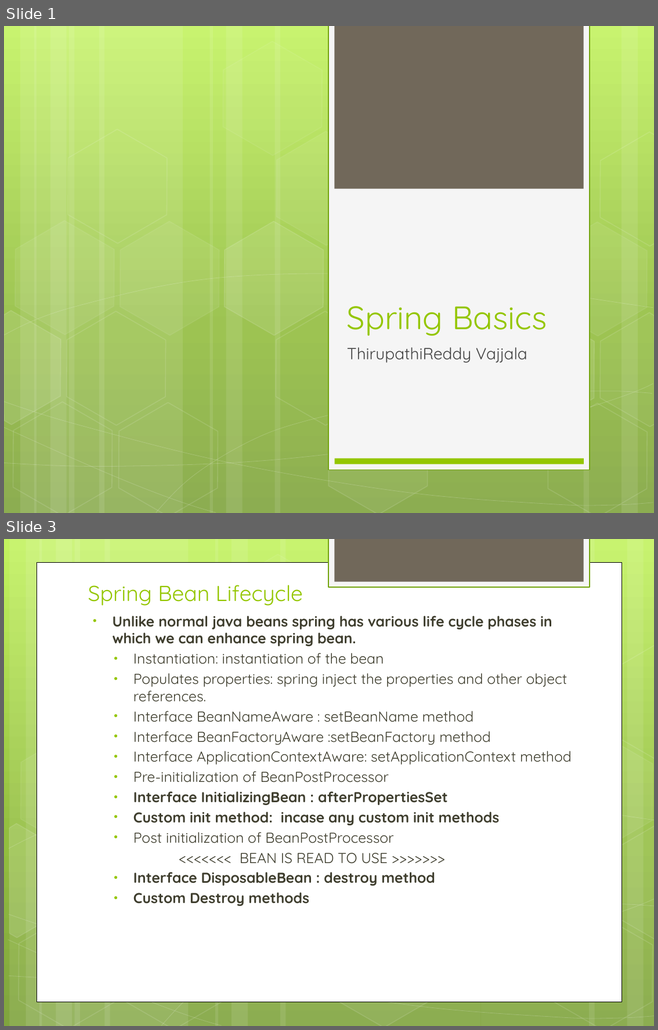
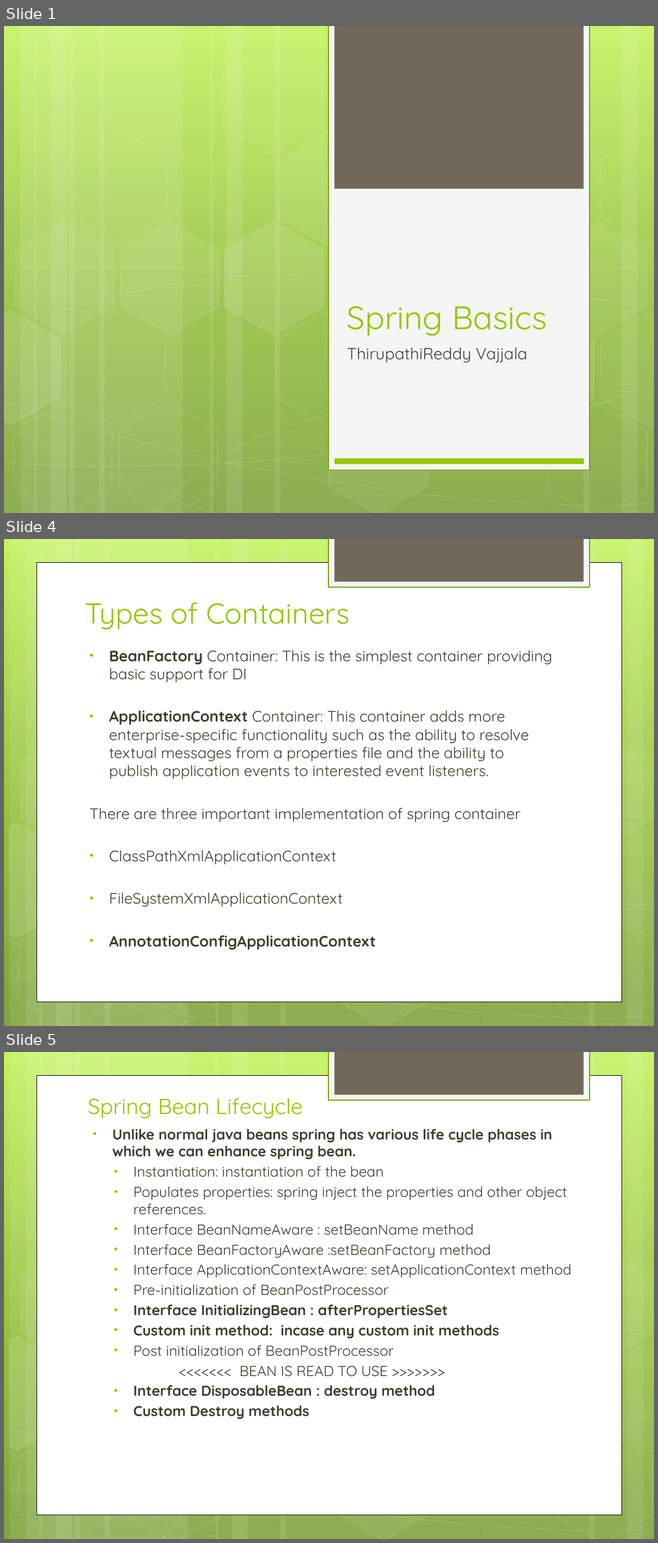
Before and after one commit to IPython-Learn/spring-java-training, a slide deck: SpringJavaTraining.pptx. Shown one above the other, each under a label of ours: slides 1 and 3 before the commit, slides 1, 4 and 5 after it; the slides between them are not shown. The pictures are 658x1030 and 658x1543 pixels, drawn with LibreOffice and Linux fonts; fonts in the diff are those of the drawing. Boxes give left, top, right and bottom in pixels: in the first picture for what was removed or moved away, otherwise in the second. Text is boxed around its words. In the diff, an @@ line names an element or a change of style, - is before the commit and + after.

Commit message:
spring core java based config

```diff
--- a/SpringJavaTraining.pptx
+++ b/SpringJavaTraining.pptx
@@ slide 4 added at (4, 539, 654, 1026), background gradient #C3F35F to #93BF3F to #81A53E; not listed: 31 template elements that a slide beside it also shows @@
@@ title added at (85, 602, 349, 629), 32 pt, text #94C600 @@
+Types of Containers
@@ text added at (89, 650, 552, 950), 16.8 pt, text #3E3D2D @@
+• BeanFactory Container: This is the simplest container providing basic support for DI
+• ApplicationContext Container: This container adds more enterprise-specific functionality such as the ability to resolve textual messages from a properties file and the ability to publish application events to interested event listeners.
+There are three important implementation of spring container
+• ClassPathXmlApplicationContext
+• FileSystemXmlApplicationContext
+• AnnotationConfigApplicationContext
@@ what was slide 3 is now slide 5 @@
```
Also in this commit, not shown: 5 slides changed, 9 other slides added, 3 slides removed, 38 other files.
